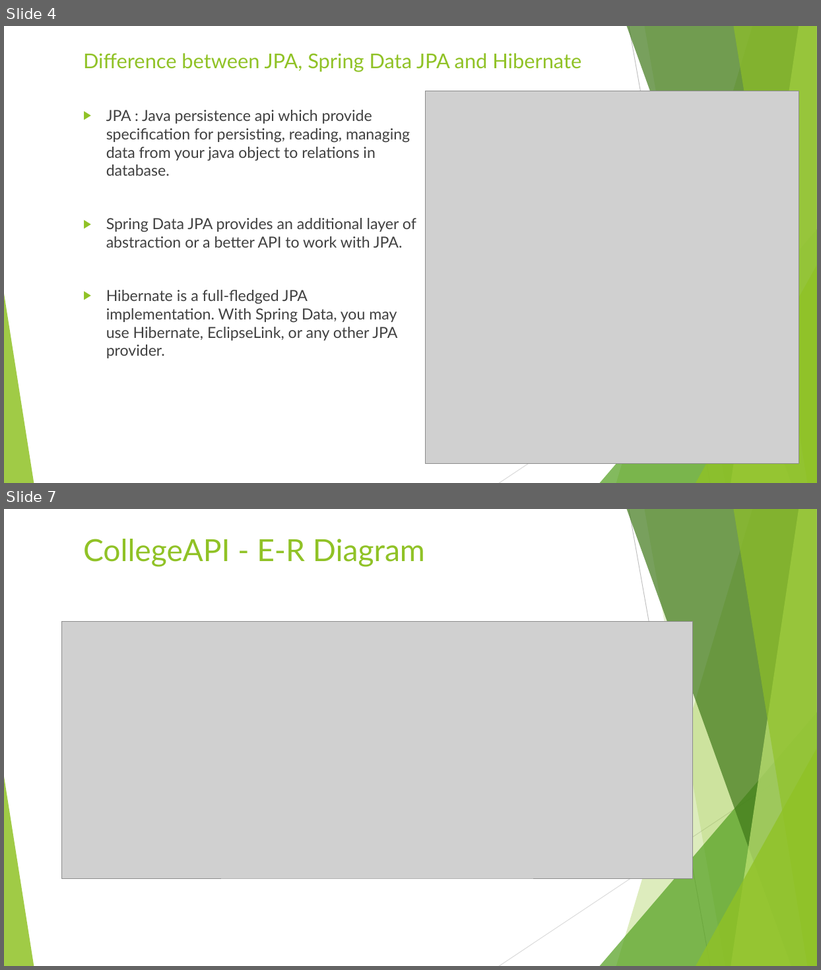
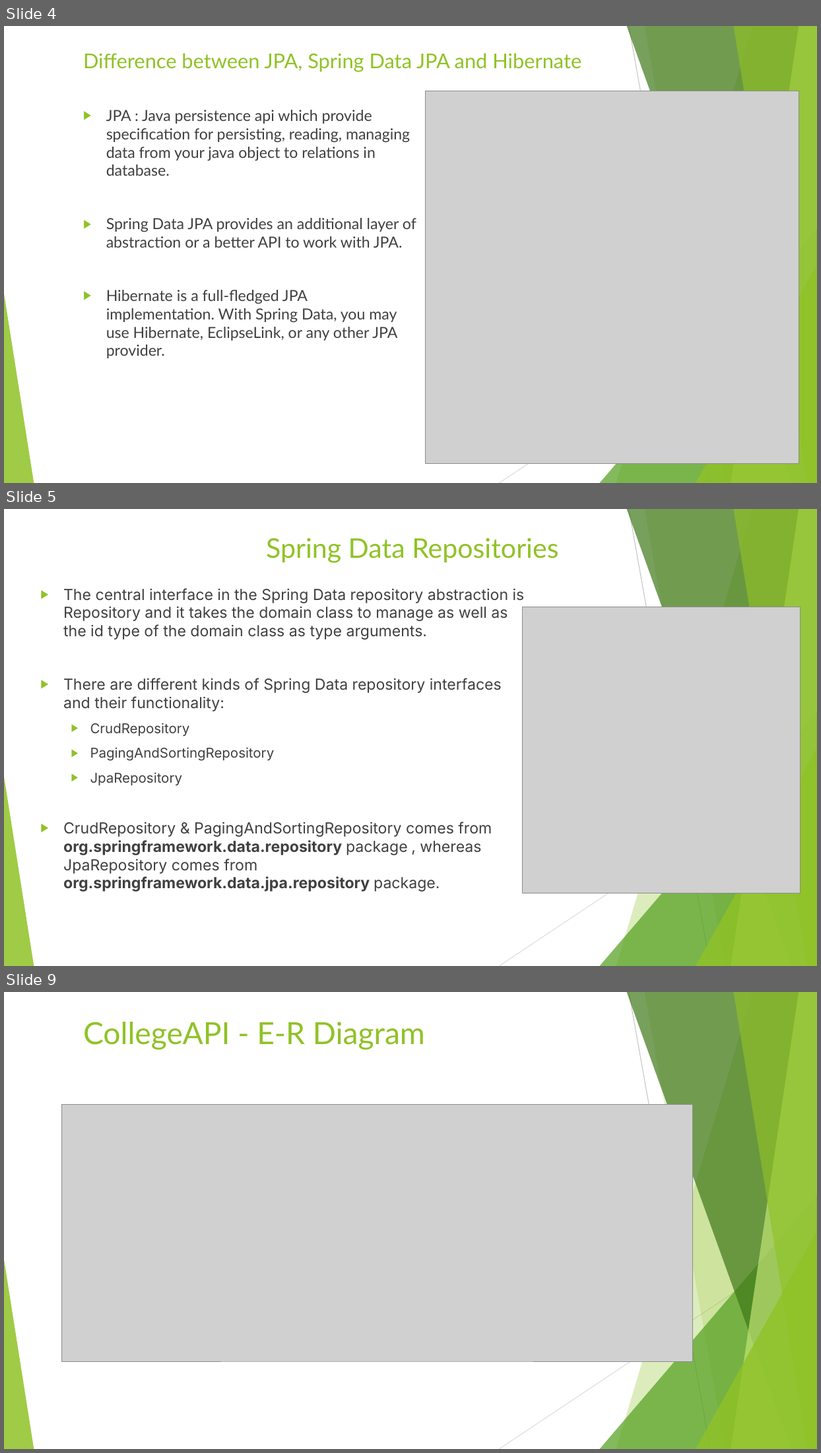
Before and after one commit to SwarnadeepGhosh/CollegeAPI-JPA, a slide deck: img/JPATutorial.pptx. Shown one above the other, each under a label of ours: slides 4 and 7 before the commit, slides 4, 5 and 9 after it; the slides between them are not shown. The pictures are 821x970 and 821x1453 pixels, drawn with LibreOffice and Linux fonts; fonts in the diff are those of the drawing; grey boxes stand for pictures. Boxes give left, top, right and bottom in pixels: in the first picture for what was removed or moved away, otherwise in the second. Text is boxed around its words. In the diff, an @@ line names an element or a change of style, - is before the commit and + after.

```diff
--- a/img/JPATutorial.pptx
+++ b/img/JPATutorial.pptx
@@ slide 5 added at box(4, 509, 817, 966), background #FFFFFF; not listed: 10 template elements that a slide beside it also shows @@
@@ title added at box(266, 538, 558, 563), 32 pt, text #90C226 @@
+Spring Data Repositories
@@ text added at box(63, 588, 525, 892), 18 pt, text #404040 @@
+▶ The central interface in the Spring Data repository abstraction is Repository and it takes the domain class to manage as well as the id type of the domain class as type arguments.
+▶ There are different kinds of Spring Data repository interfaces and their functionality:
+  ▶ CrudRepository
+  ▶ PagingAndSortingRepository
+  ▶ JpaRepository
+▶ CrudRepository & PagingAndSortingRepository comes from org.springframework.data.repository package , whereas JpaRepository comes from org.springframework.data.jpa.repository package.
@@ picture added at box(523, 607, 801, 893) @@
@@ what was slide 7 is now slide 9 @@
```
Also in this commit, not shown: 10 slides changed, 7 other slides added, 1 slide removed.
